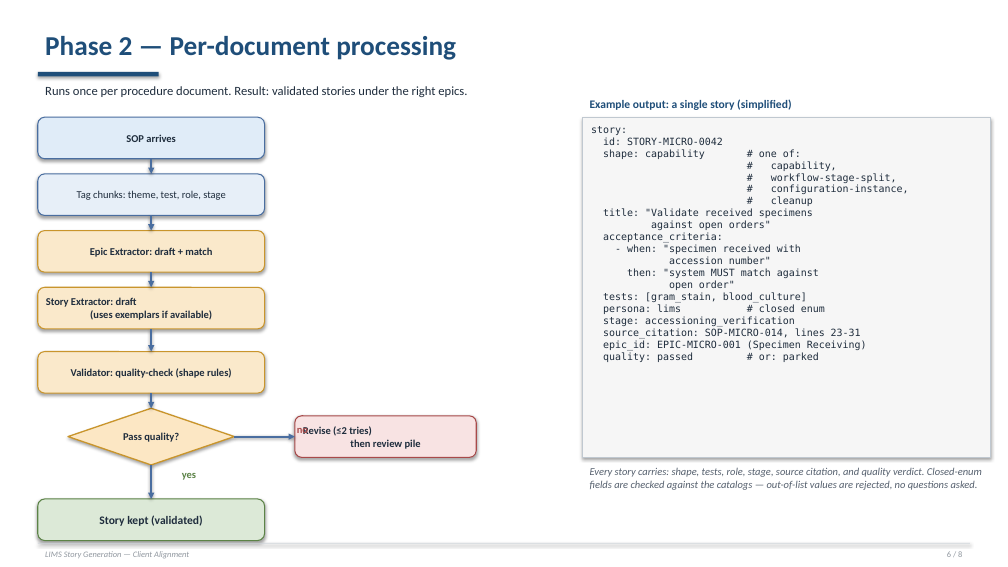
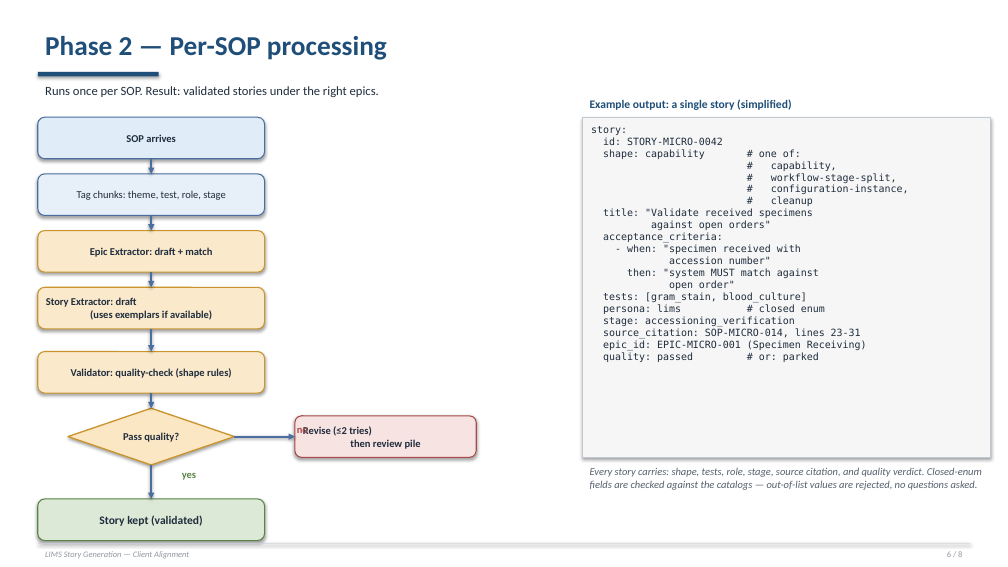
Before and after one commit to Rajneesh-Tiwari/LabReq_agent, a slide deck: slide 6 of client_alignment_deck.pptx. Drawn at 1008x567 pixels with LibreOffice and Linux fonts; fonts in the diff are those of the drawing. Boxes give left, top, right and bottom in pixels: in the first picture for what was removed or moved away, otherwise in the second. Text is boxed around its words. In the diff, an @@ line names an element or a change of style, - is before the commit and + after.

```diff
--- a/client_alignment_deck.pptx
+++ b/client_alignment_deck.pptx
@@ text at (x1=45, y1=36, x2=387, y2=60): text changed @@
-Phase 2 — Per-document processing
+Phase 2 — Per-SOP processing
@@ text at (x1=45, y1=86, x2=379, y2=97): text changed @@
-Runs once per procedure document. Result: validated stories under the right epics.
+Runs once per SOP. Result: validated stories under the right epics.
```
Also in this commit, not shown: 7 other slides changed, 1 other file.
